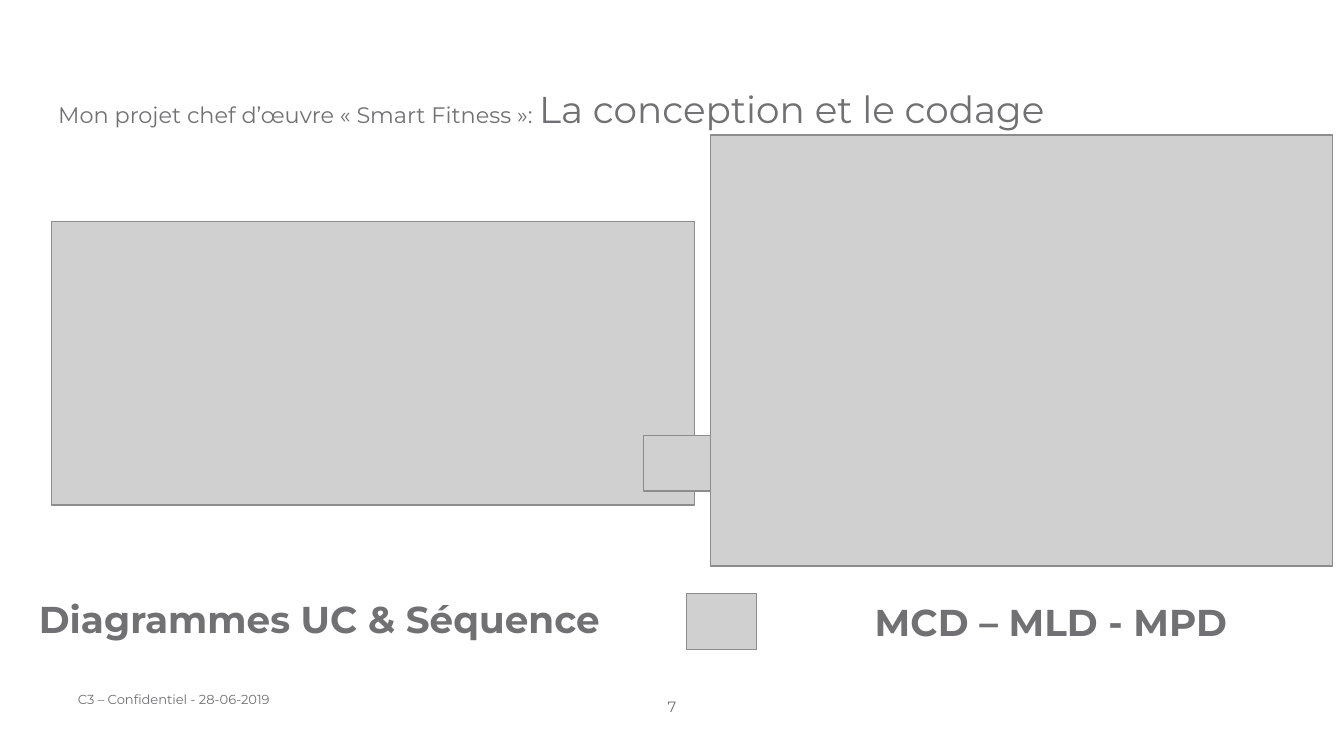
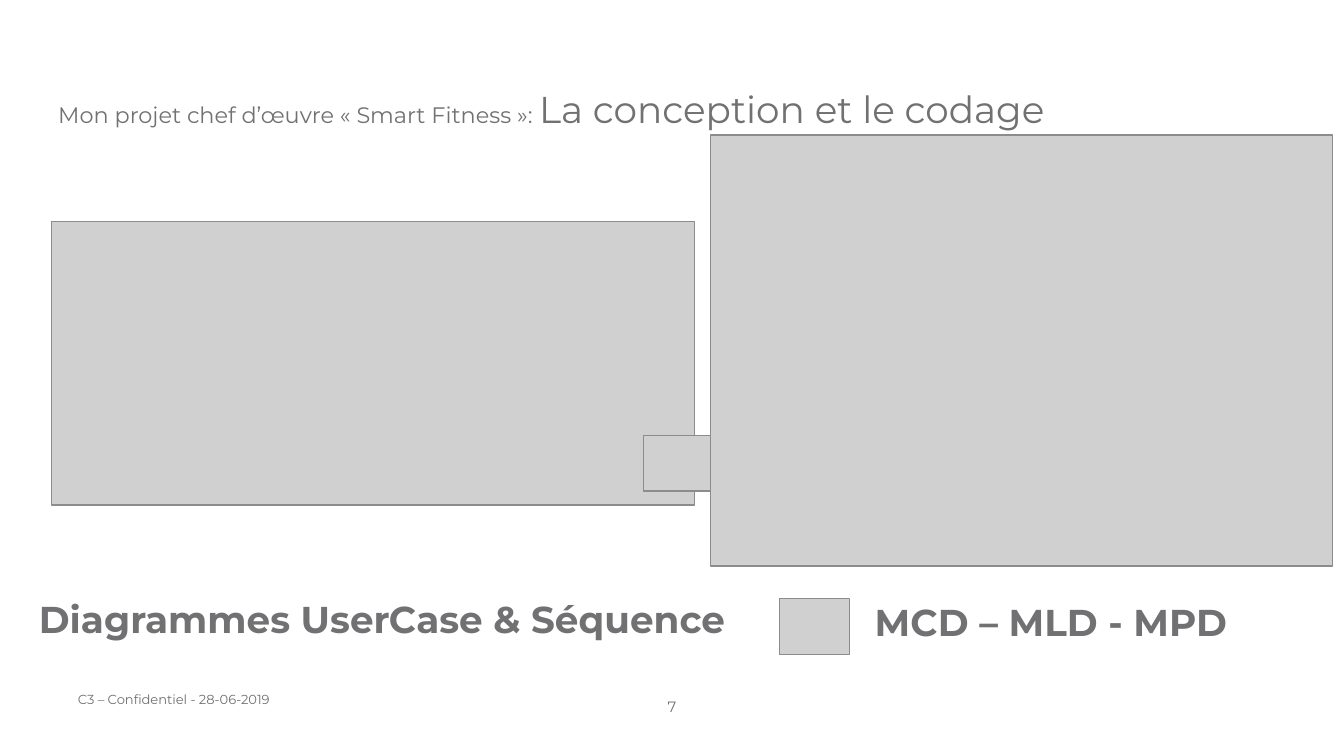
Before and after one commit to laurentpicardLP2/smartFitness, a slide deck: slide 7 of docs/oral/Présentation orale - Projet chef d'œuvre.odp. Drawn at 1344x756 pixels with LibreOffice and Linux fonts; fonts in the diff are those of the drawing; grey boxes stand for pictures; background and template pictures are left out. Boxes give left, top, right and bottom in pixels: in the first picture for what was removed or moved away, otherwise in the second. Text is boxed around its words. In the diff, an @@ line names an element or a change of style, - is before the commit and + after.

Commit message:
update presOral

```diff
--- a/docs/oral/Présentation orale - Projet chef d'œuvre.odp
+++ b/docs/oral/Présentation orale - Projet chef d'œuvre.odp
@@ picture: place and size @@
-picture at bbox=[687, 594, 757, 650]
+picture at bbox=[780, 598, 849, 655]
@@ title at bbox=[39, 603, 725, 641]: text changed @@
-Diagrammes UC & Séquence
+Diagrammes UserCase & Séquence
```
